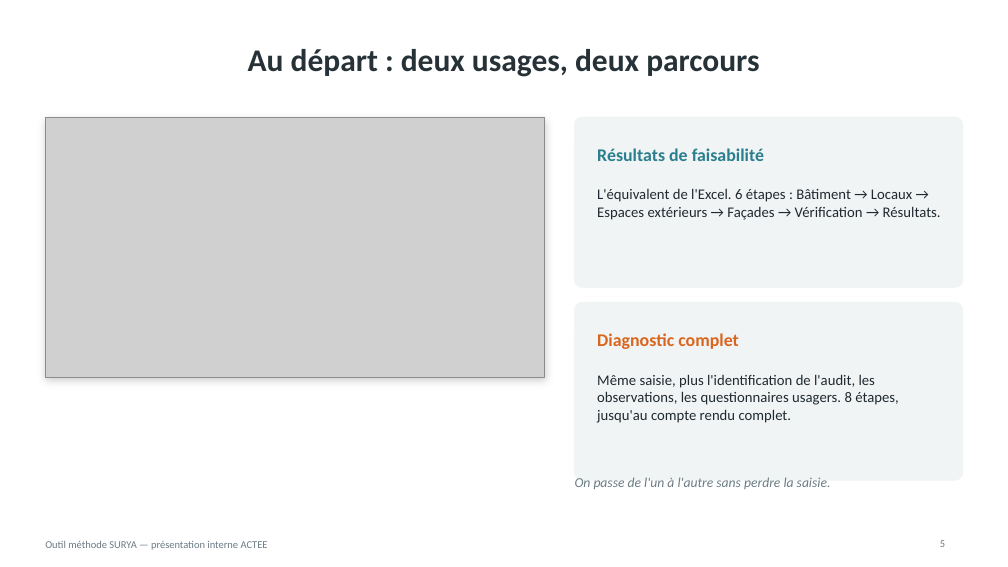
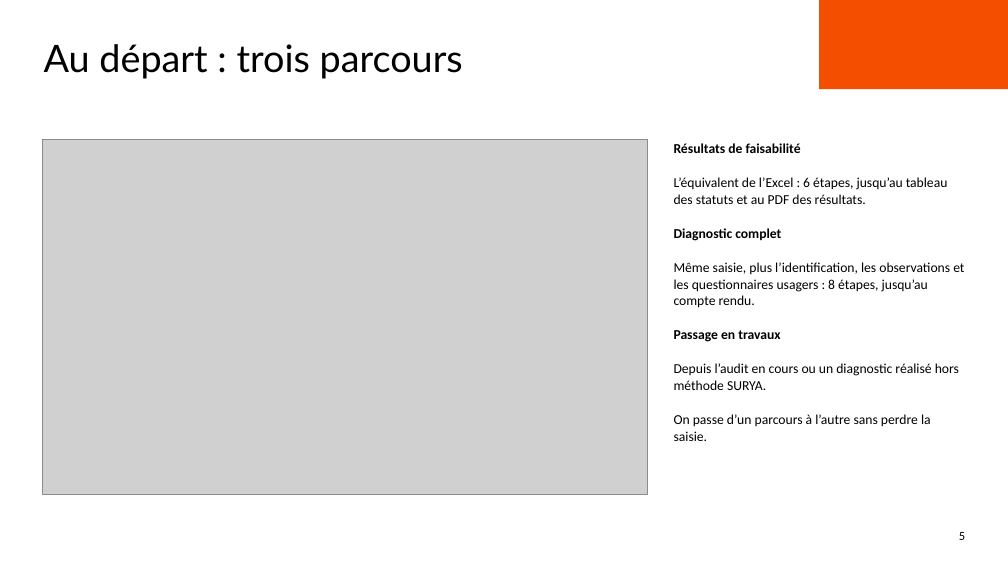
Before and after one commit to benjaminlallemand44/outilplancanicule_methodosurya, a slide deck: slide 5 of docs/presentation/Outil_methode_SURYA_presentation.pptx. Drawn at 1008x567 pixels with LibreOffice and Linux fonts; fonts in the diff are those of the drawing; grey boxes stand for pictures; background and template pictures are left out. Boxes give left, top, right and bottom in pixels: in the first picture for what was removed or moved away, otherwise in the second. Text is boxed around its words. In the diff, an @@ line names an element or a change of style, - is before the commit and + after.

```diff
--- a/docs/presentation/Outil_methode_SURYA_presentation.pptx
+++ b/docs/presentation/Outil_methode_SURYA_presentation.pptx
@@ rectangle added at box(820, 0, 1008, 89), fill #F44F00 @@
@@ text added at box(44, 44, 463, 79), 36 pt, text #000000 @@
+Au départ : trois parcours
@@ title removed at box(248, 49, 759, 77) @@
-Au départ : deux usages, deux parcours
@@ rectangle removed at box(45, 117, 544, 377) @@
@@ rounded rectangle removed at box(575, 117, 963, 287) @@
@@ picture: place and size @@
-picture at box(45, 117, 544, 377)
+picture at box(42, 140, 647, 495)
@@ text removed at box(597, 148, 764, 161) @@
-Résultats de faisabilité
@@ text added at box(674, 143, 964, 441), 13 pt, text #000000 @@
+Résultats de faisabilité
+L’équivalent de l’Excel : 6 étapes, jusqu’au tableau des statuts et au PDF des résultats.
+Diagnostic complet
+Même saisie, plus l’identification, les observations et les questionnaires usagers : 8 étapes, jusqu’au compte rendu.
+Passage en travaux
+Depuis l’audit en cours ou un diagnostic réalisé hors méthode SURYA.
+On passe d’un parcours à l’autre sans perdre la saisie.
@@ text removed at box(597, 188, 941, 220) @@
-L'équivalent de l'Excel. 6 étapes : Bâtiment → Locaux → Espaces extérieurs → Façades → Vérification → Résultats.
@@ rounded rectangle removed at box(575, 302, 963, 480) @@
@@ text removed at box(597, 333, 739, 349) @@
-Diagnostic complet
@@ text removed at box(597, 374, 899, 423) @@
-Même saisie, plus l'identification de l'audit, les observations, les questionnaires usagers. 8 étapes, jusqu'au compte rendu complet.
@@ text removed at box(575, 477, 831, 489) @@
-On passe de l'un à l'autre sans perdre la saisie.
@@ rectangle added at box(0, 504, 1008, 567), fill #FFFFFF @@
@@ page number added at box(959, 532, 965, 540), 12 pt, text #000000 @@
+5
@@ text removed at box(45, 541, 268, 550) @@
-Outil méthode SURYA — présentation interne ACTEE
@@ page number removed at box(940, 540, 945, 547) @@
-5
```
Also in this commit, not shown: 5 other slides changed, 16 slides added, 15 slides removed, 25 other files.
